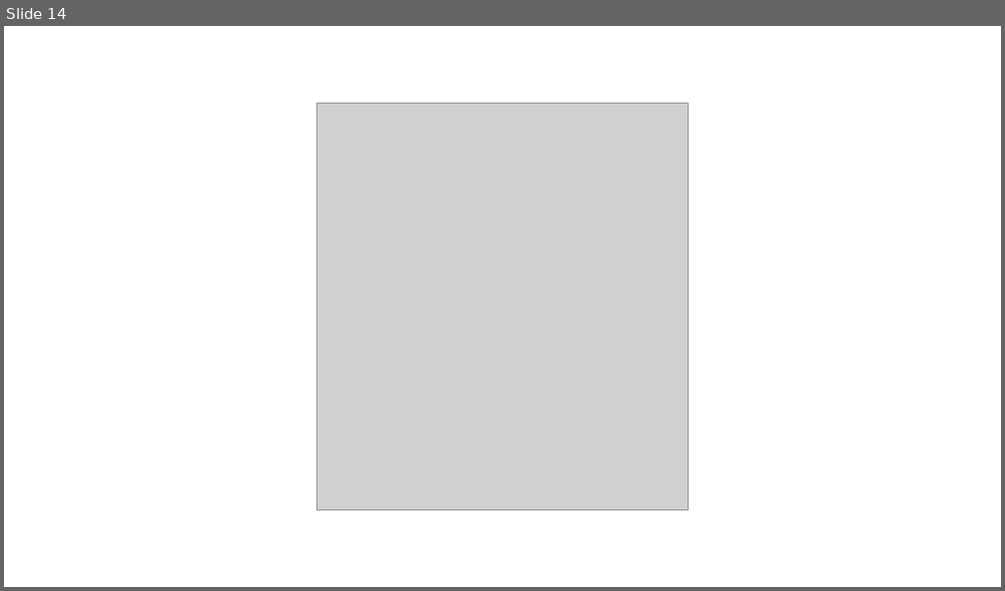
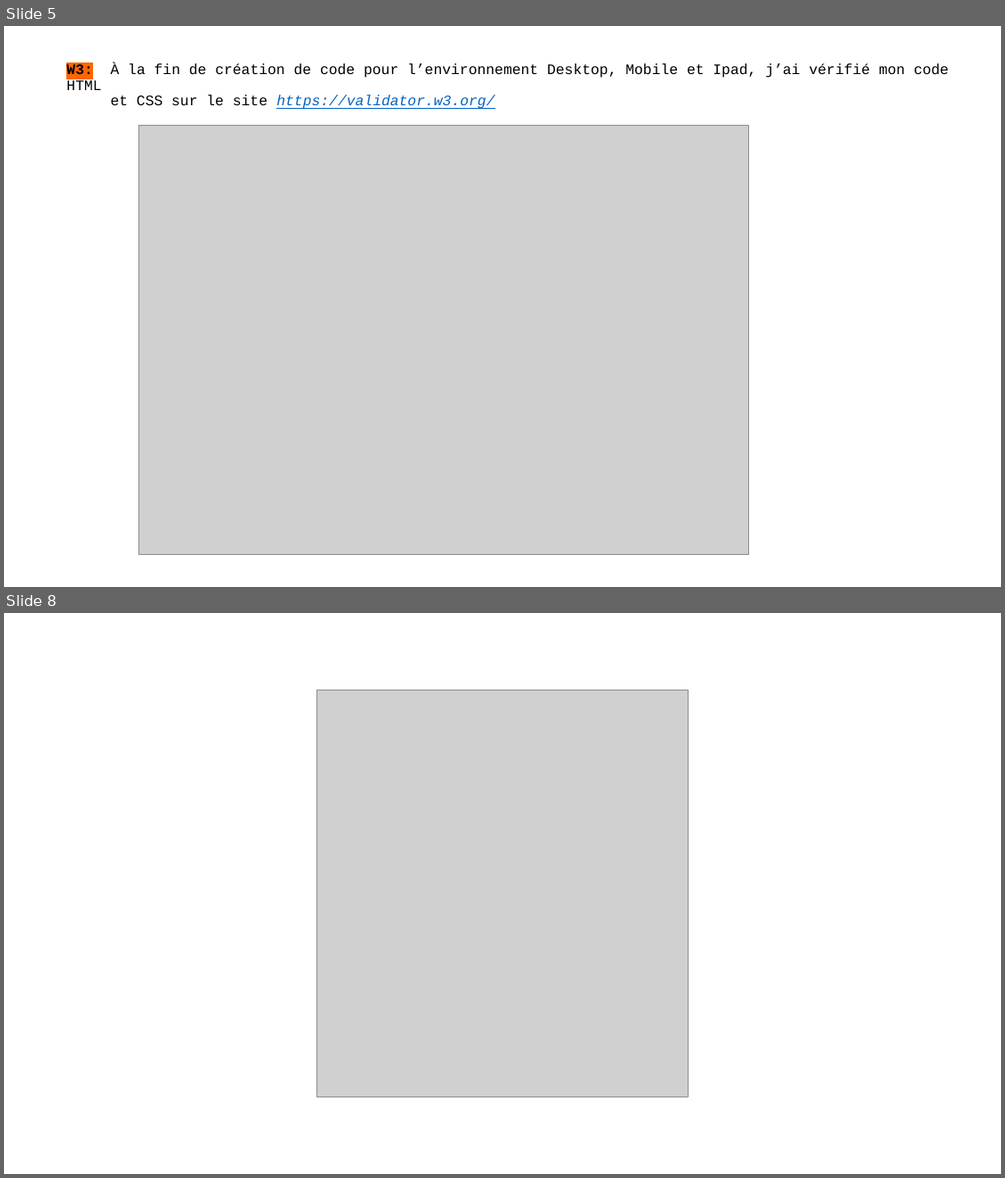
Before and after one commit to SergeMiro/sergiyMirochnyk_2_30032021, a slide deck: PRESENTATION-SergiyMirochnyk-_2_30032021.pptx. Shown one above the other, each under a label of ours: slide 14 before the commit, slides 5 and 8 after it; the slides between them are not shown. The pictures are 1005x591 and 1005x1178 pixels, drawn with LibreOffice and Linux fonts; fonts in the diff are those of the drawing; grey boxes stand for pictures. Boxes give left, top, right and bottom in pixels: in the first picture for what was removed or moved away, otherwise in the second. Text is boxed around its words. In the diff, an @@ line names an element or a change of style, - is before the commit and + after.

```diff
--- a/PRESENTATION-SergiyMirochnyk-_2_30032021.pptx
+++ b/PRESENTATION-SergiyMirochnyk-_2_30032021.pptx
@@ slide 5 added at (4, 26, 1001, 587), background #FFFFFF @@
@@ title added at (66, 63, 948, 109), 14 pt, text #000000 @@
+W3: À la fin de création de code pour l’environnement Desktop, Mobile et Ipad, j’ai vérifié mon code HTML
+et CSS sur le site https://validator.w3.org/
@@ picture added at (138, 125, 748, 554) @@
@@ what was slide 14 is now slide 8 @@
```
Also in this commit, not shown: 1 slide changed, 5 other slides added, 12 slides removed, 3 other files.
